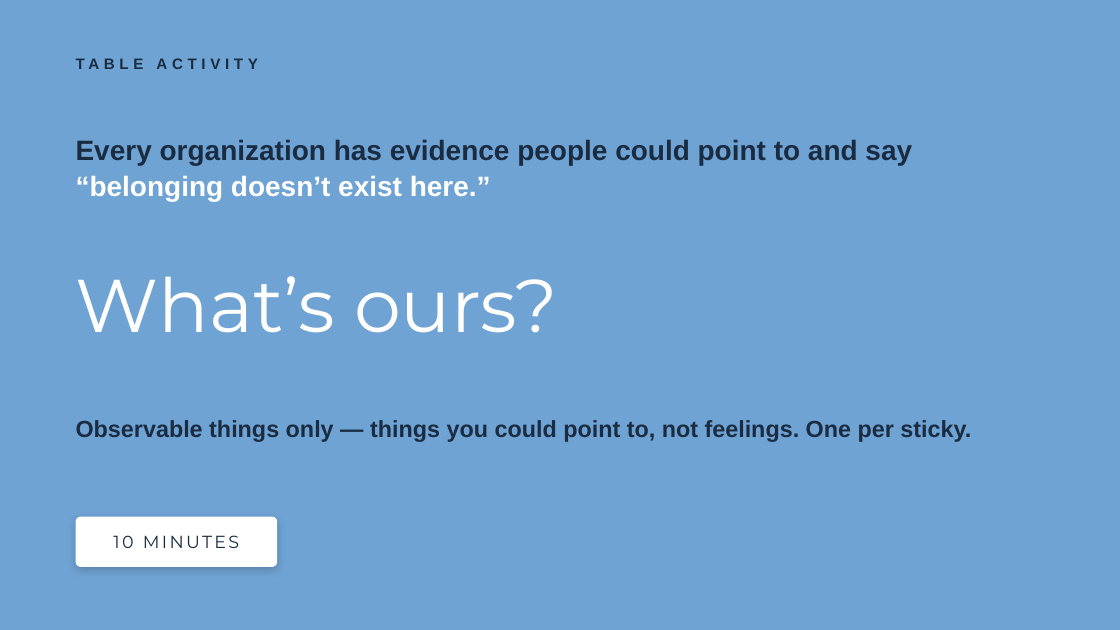
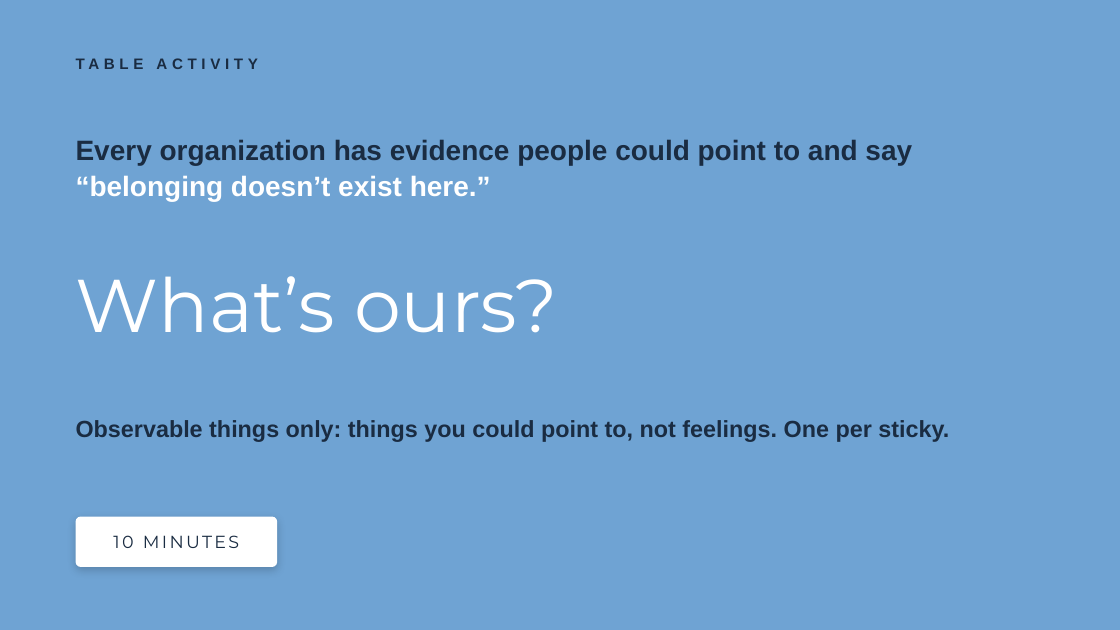
Before and after one commit to gaelin-sketch/belonging-assessment, a slide deck: slide 13 of slides/Session3_Anchored_Belonging_That_Survives_Change.pptx. Drawn at 1120x630 pixels with LibreOffice and Linux fonts; fonts in the diff are those of the drawing. Boxes give left, top, right and bottom in pixels: in the first picture for what was removed or moved away, otherwise in the second. Text is boxed around its words. In the diff, an @@ line names an element or a change of style, - is before the commit and + after.

```diff
--- a/slides/Session3_Anchored_Belonging_That_Survives_Change.pptx
+++ b/slides/Session3_Anchored_Belonging_That_Survives_Change.pptx
@@ text at (x1=76, y1=420, x2=949, y2=442): text changed @@
-Observable things only — things you could point to, not feelings. One per sticky.
+Observable things only: things you could point to, not feelings. One per sticky.
```
Also in this commit, not shown: 11 other slides changed, 1 other file.
